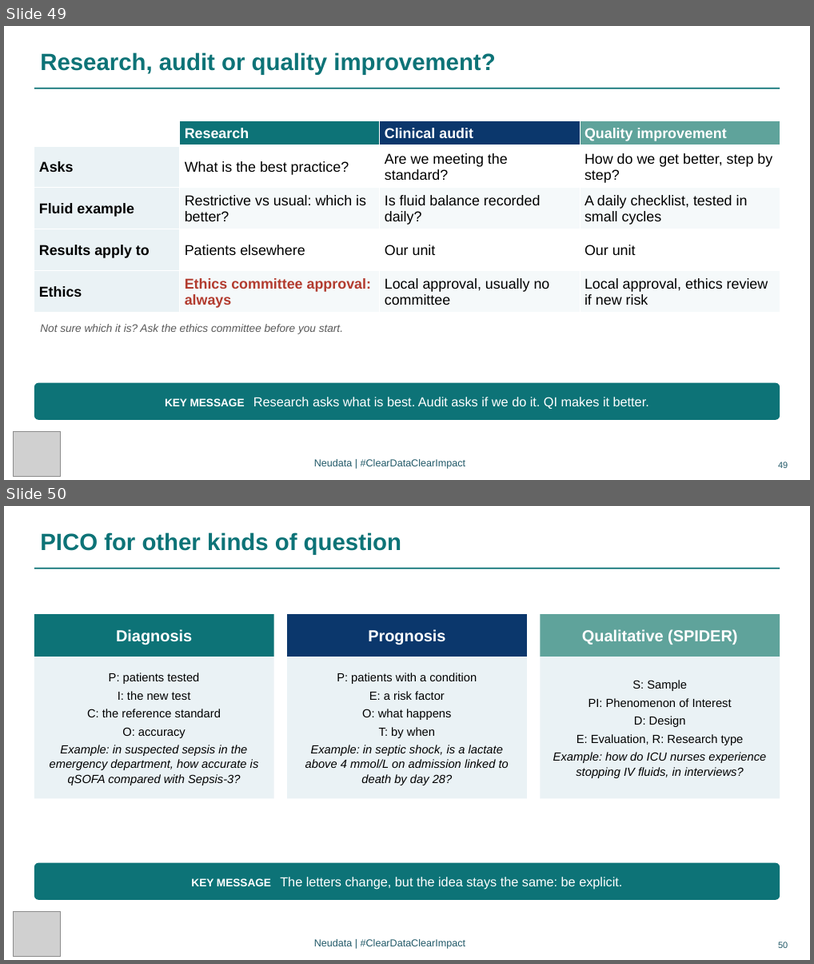
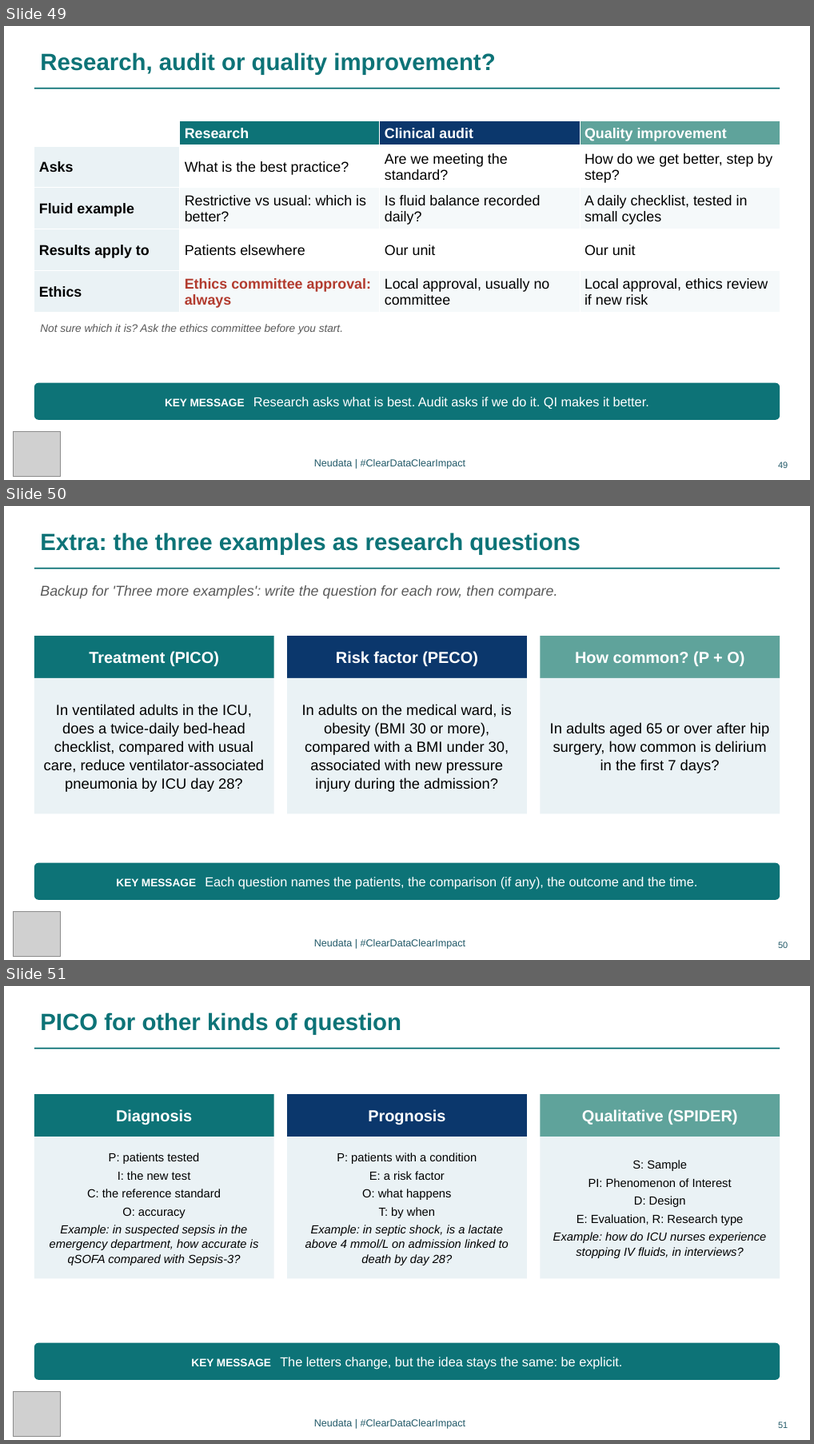
Before and after one commit to neu-data/FoundationsofClinicalResearch, a slide deck: en/files/slides/Session_1_EN.pptx. Shown one above the other, each under a label of ours: slides 49 and 50 before the commit, slides 49, 50 and 51 after it. The pictures are 814x964 and 814x1444 pixels, drawn with LibreOffice and Linux fonts; fonts in the diff are those of the drawing; grey boxes stand for pictures. Boxes give left, top, right and bottom in pixels: in the first picture for what was removed or moved away, otherwise in the second. Text is boxed around its words. In the diff, an @@ line names an element or a change of style, - is before the commit and + after.

```diff
--- a/en/files/slides/Session_1_EN.pptx
+++ b/en/files/slides/Session_1_EN.pptx
@@ slide 50 added at (x1=4, y1=506, x2=810, y2=960), background #FFFFFF @@
@@ text added at (x1=40, y1=532, x2=581, y2=555), 28 pt, text #0D7377, bold @@
+Extra: the three examples as research questions
@@ line added from (34, 568) to (780, 568), #0D7377 1.5 pt @@
@@ text added at (x1=40, y1=585, x2=558, y2=599), 17 pt, text #595959, italic @@
+Backup for 'Three more examples': write the question for each row, then compare.
@@ rectangle added at (x1=34, y1=636, x2=274, y2=678), fill #0D7377, 19 pt, text #FFFFFF, bold @@
+Treatment (PICO)
@@ rectangle added at (x1=287, y1=636, x2=527, y2=678), fill #0B376C, 19 pt, text #FFFFFF, bold @@
+Risk factor (PECO)
@@ rectangle added at (x1=541, y1=636, x2=781, y2=678), fill #5FA39B, 19 pt, text #FFFFFF, bold @@
+How common? (P + O)
@@ rectangle added at (x1=34, y1=678, x2=274, y2=813), fill #EAF2F5, 17.5 pt, text #000000 @@
+In ventilated adults in the ICU, does a twice-daily bed-head checklist, compared with usual care, reduce ventilator-associated pneumonia by ICU day 28?
@@ rectangle added at (x1=287, y1=678, x2=527, y2=813), fill #EAF2F5, 17.5 pt, text #000000 @@
+In adults on the medical ward, is obesity (BMI 30 or more), compared with a BMI under 30, associated with new pressure injury during the admission?
@@ rectangle added at (x1=541, y1=678, x2=781, y2=813), fill #EAF2F5, 17.5 pt, text #000000 @@
+In adults aged 65 or over after hip surgery, how common is delirium in the first 7 days?
@@ rounded rectangle added at (x1=34, y1=862, x2=780, y2=900), fill #0D7377, 15.5 pt, text #FFFFFF @@
+KEY MESSAGE Each question names the patients, the comparison (if any), the outcome and the time.
@@ picture added at (x1=13, y1=912, x2=60, y2=956) @@
@@ text added at (x1=314, y1=939, x2=466, y2=948), 12 pt, text #215968 @@
+Neudata | #ClearDataClearImpact
@@ page number added at (x1=778, y1=941, x2=788, y2=948), 10.5 pt, text #215968 @@
+50
@@ what was slide 50 is now slide 51 @@
@@ page number at (x1=778, y1=1421, x2=788, y2=1428): text changed @@
-50
+51
```
Also in this commit, not shown: 1 slide changed, 41 other files.
